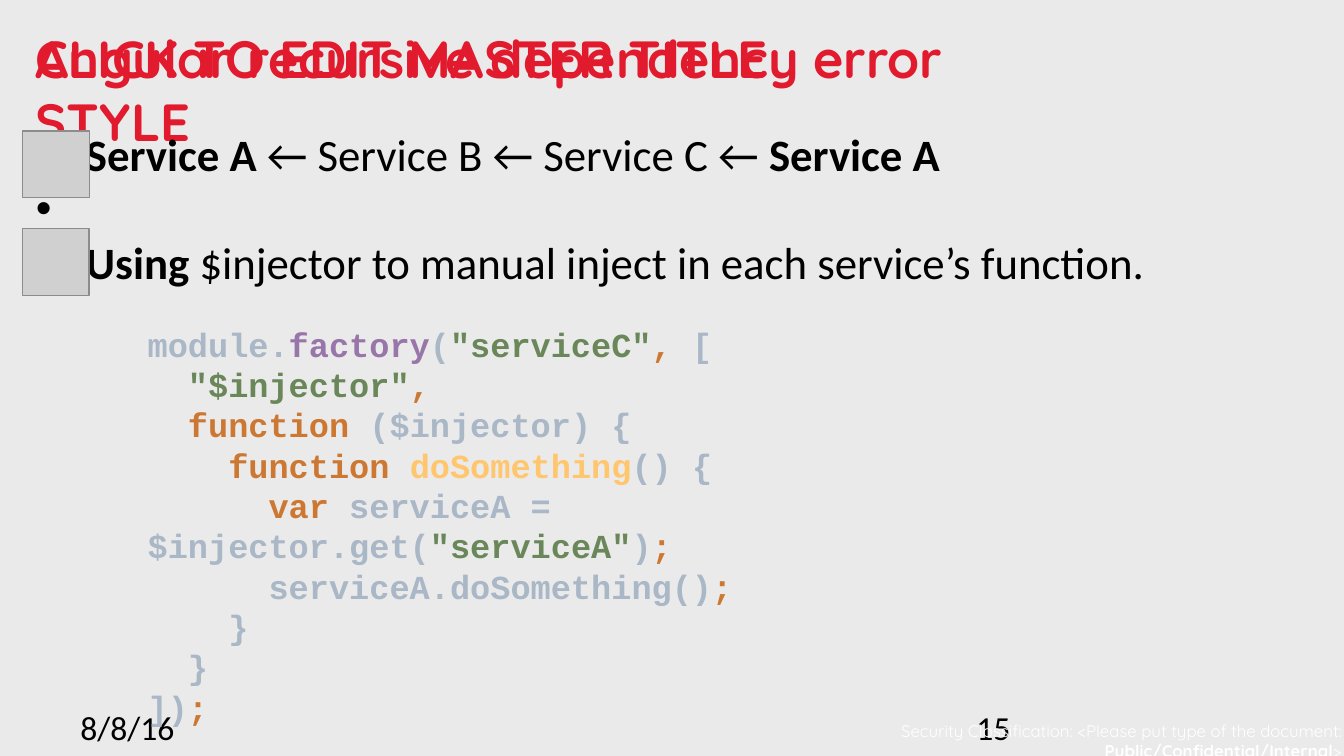
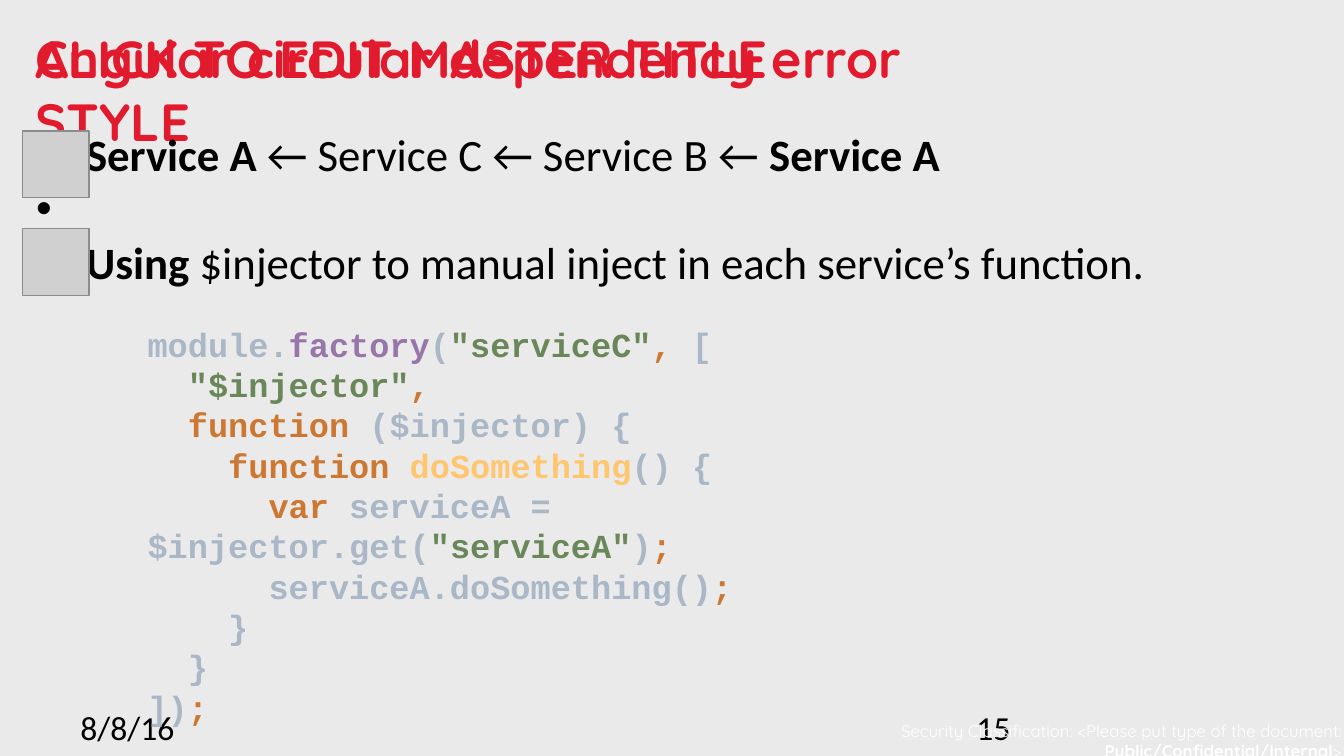
Before and after one commit to nnsan/angular_best_practice, a slide deck: slide 15 of Angular best practice.pptx. Drawn at 1344x756 pixels with LibreOffice and Linux fonts; fonts in the diff are those of the drawing; grey boxes stand for pictures; background and template pictures are left out. Boxes give left, top, right and bottom in pixels: in the first picture for what was removed or moved away, otherwise in the second. Text is boxed around its words. In the diff, an @@ line names an element or a change of style, - is before the commit and + after.

```diff
--- a/Angular best practice.pptx
+++ b/Angular best practice.pptx
@@ text at bbox=[36, 39, 901, 89]: text changed @@
-Angular recursive dependency error
+Angular circular dependency error
@@ text at bbox=[86, 134, 940, 183]: text changed @@
-• Service A ← Service B ← Service C ← Service A
+• Service A ← Service C ← Service B ← Service A
```
Also in this commit, not shown: 3 other slides changed, 19 other files.
